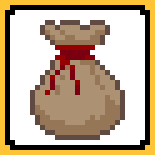
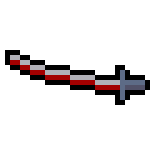
Layered file, before and after one edit (w=155, h=155). Changes by layer:
hid "Frame" over [0, 0, 155, 155]
added group "mythicalKatana" (1st of 2) with 1 layers above "mythicalKatana" over [5, 50, 150, 105]
added layer "mythicalKatana2" in group "mythicalKatana" over [5, 50, 150, 105]
hid "Layer 2" over [30, 20, 125, 140]
hid "Salts" over [35, 25, 120, 135]
